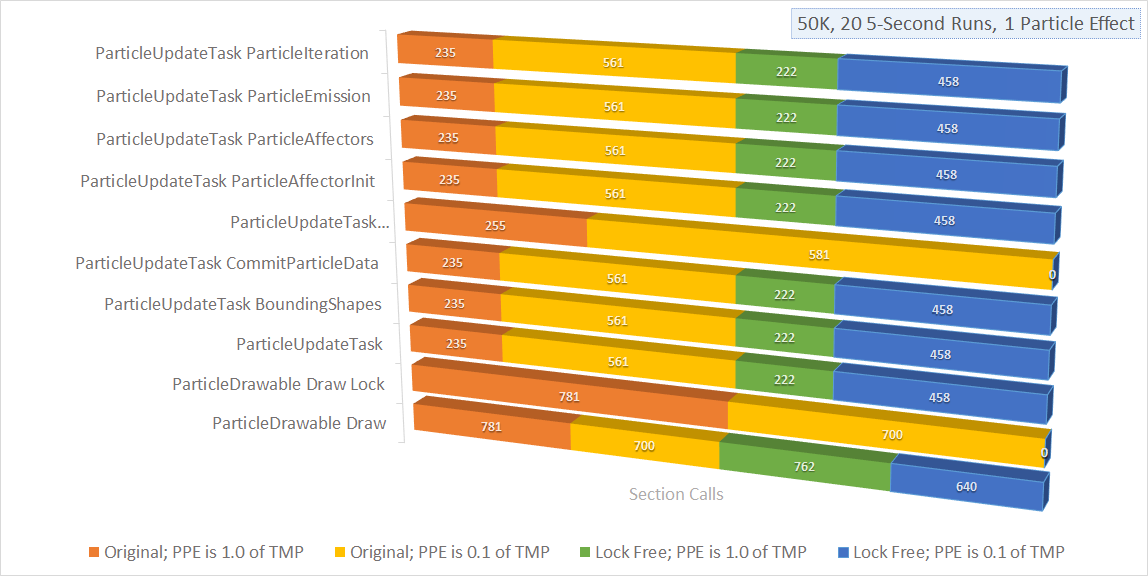
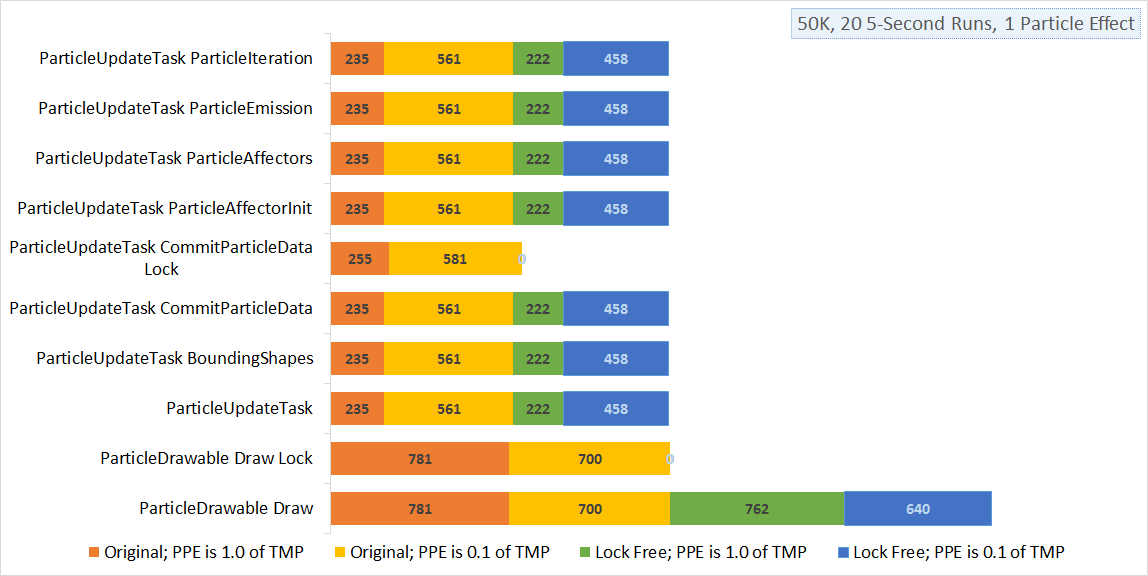
Comparing the layer stacks of the two w=1148, h=576 images. Changes:
added layer "Layer 4" above "Layer 3" over [10, 29, 1069, 561]
